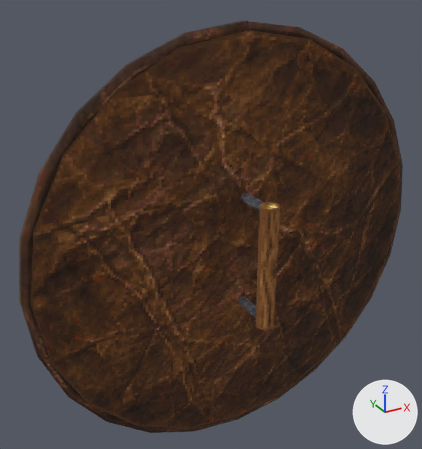
The glTF model templates/models/items/shield_round/hide_targe/hide_targe.glb, before and after one commit.
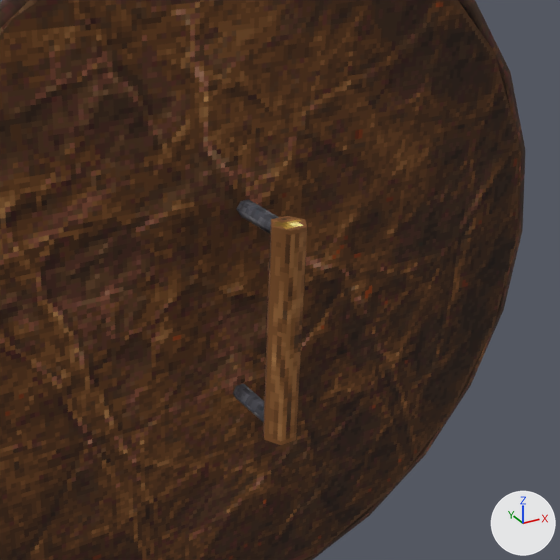
There are two pictures of each version: one whole from a 50 mm camera at (-0.335, -0.479, 0.308) aimed at (-0.027, 0.081, 0.028), one close up on the part from 26% to 100% of the width and 18% to 88% of the height. Arrows for +X, +Y and +Z are at lower right; the lights stay in place. The older version's two pictures come first. Vertices at exactly the same position are counted once.

The older version as bpy lines, for what is in view:
```python
me_hide_targe = bpy.data.meshes.new('hide_targe')
me_hide_targe.from_pydata(...)  # 503 vertices, 864 faces; spans x -0.258..0.258, y -0.01..0.116, z -0.258..0.258
me_hide_targe.materials.append(mat_retro)  # picture img_image_0
ob_hide_targe = bpy.data.objects.new('hide_targe', me_hide_targe)
ob_hide_targe.location = (0.0, 0.0, 0.0)
```
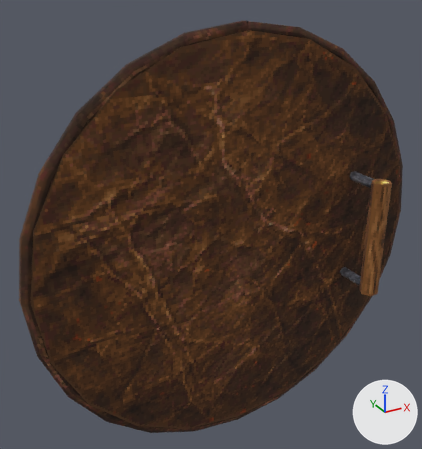
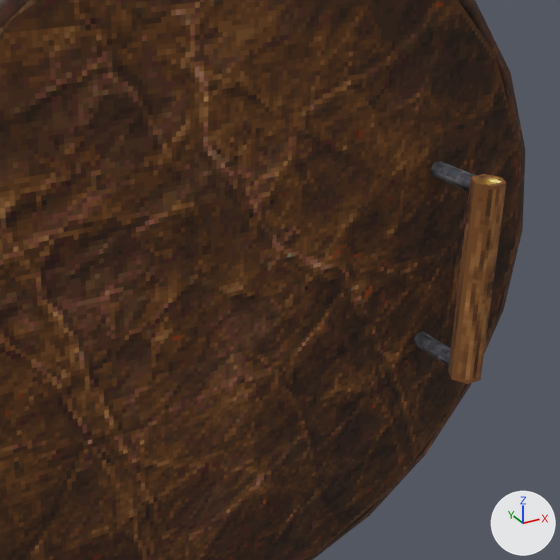
The newer file is also turned or shifted as a whole; pictures and numbers use the older file's frame.

Changed parts and their boxes [x1, y1, x2, y2] in the close-ups (560 x 560 px; the box of a moved part takes in the faces that stretch with it):
part 1 of me_hide_targe, moved or reshaped
    before: [263, 216, 307, 445]
    after: [448, 174, 506, 384]
part 2 of me_hide_targe, moved or reshaped
    before: [237, 199, 279, 234]
    after: [430, 161, 476, 192]
part 3 of me_hide_targe, moved or reshaped
    before: [233, 384, 264, 423]
    after: [413, 332, 451, 366]

Diff of the bpy script that builds the scene:
```diff
--- a/templates/models/items/shield_round/hide_targe/hide_targe.glb.py
+++ b/templates/models/items/shield_round/hide_targe/hide_targe.glb.py
@@ me_hide_targe @@
 me_hide_targe.from_pydata(...)  # 503 vertices, 864 faces; spans x -0.258..0.258, y -0.01..0.116, z -0.258..0.258
 # used by ob_hide_targe; location = (0.0, 0.0, 0.0)
+# me_hide_targe part 1: the loose piece of 12 vertices spanning x -0.012..0.012, y -0.01..0.01, z -0.075..0.075 is moved by (0.16, 0.0, 0.0)
+# me_hide_targe part 2: the loose piece of 12 vertices spanning x -0.006..0.006, y 0.0..0.052, z 0.063..0.073 is moved by (0.16, 0.0, 0.0)
+# me_hide_targe part 3: the loose piece of 12 vertices spanning x -0.006..0.006, y 0.0..0.052, z -0.073..-0.063 is moved by (0.16, 0.0, 0.0)
 me_hide_targe.materials.append(mat_retro)
```
